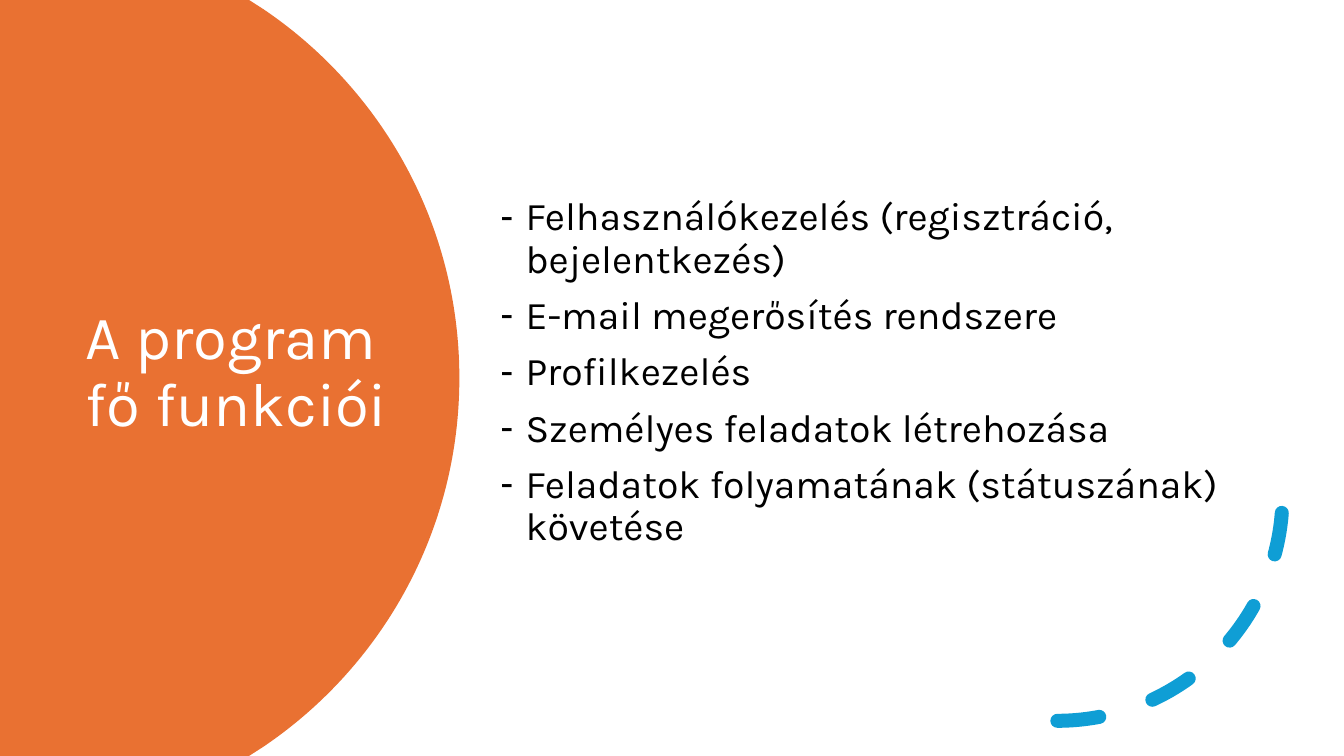
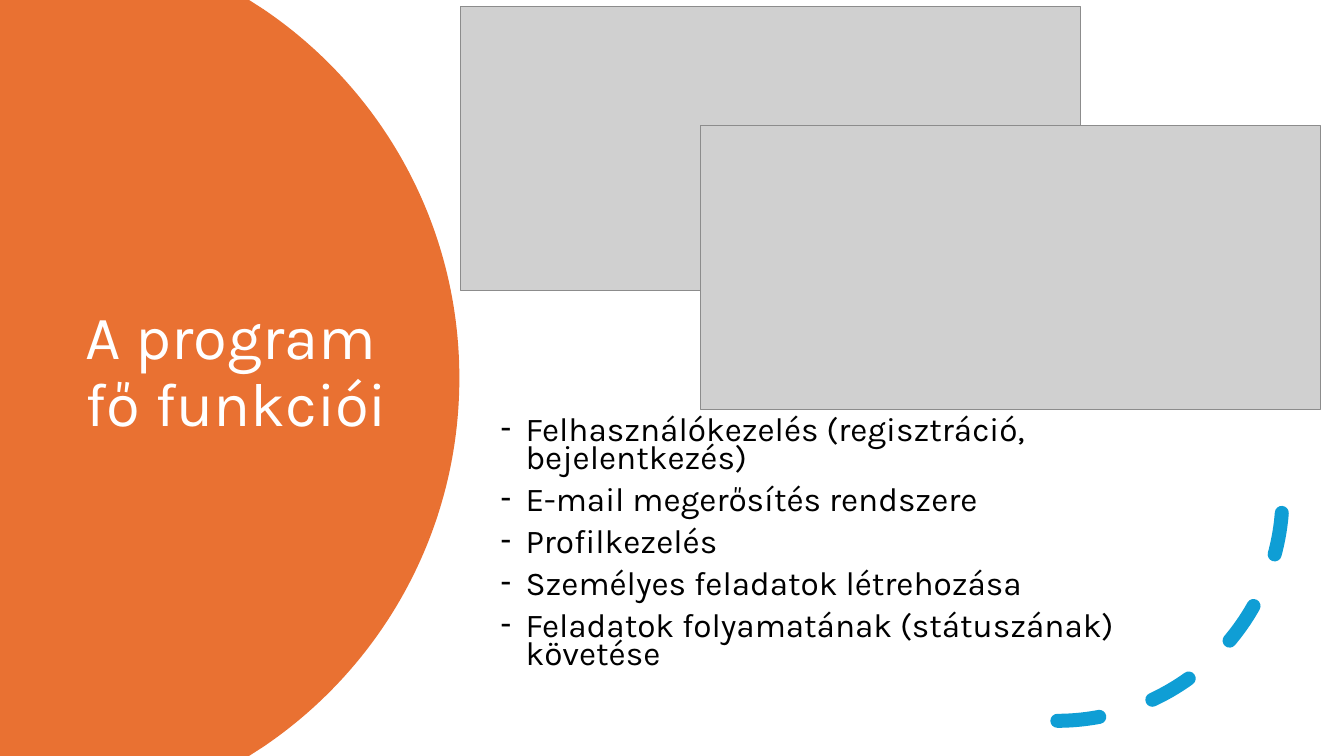
Before and after one commit to FesetoImre5/13_S1_8_vizsgaremek, a slide deck: slide 3 of Dokumentacio/Calentasker_bemutató.pptx. Drawn at 1344x756 pixels with LibreOffice and Linux fonts; fonts in the diff are those of the drawing; grey boxes stand for pictures. Boxes give left, top, right and bottom in pixels: in the first picture for what was removed or moved away, otherwise in the second. Text is boxed around its words. In the diff, an @@ line names an element or a change of style, - is before the commit and + after.

```diff
--- a/Dokumentacio/Calentasker_bemutató.pptx
+++ b/Dokumentacio/Calentasker_bemutató.pptx
@@ picture added at [461, 7, 1082, 290] @@
@@ picture added at [701, 126, 1320, 409] @@
@@ text "Felhasználókezelés (regisztráció, bejelentkezés)": place and size @@
-text "Felhasználókezelés (regisztráció, bejelentkezés)" at [526, 200, 1217, 541]
+text "Felhasználókezelés (regisztráció, bejelentkezés)" at [526, 415, 1113, 666]
@@ text "Felhasználókezelés (regisztráció, bejelentkezés)" at [526, 415, 1113, 666]: size 28 to 23.8 pt; line spacing 0.9 to 0.7 @@
```
Also in this commit, not shown: 6 other slides changed, 1 slide added, 3 other files.
